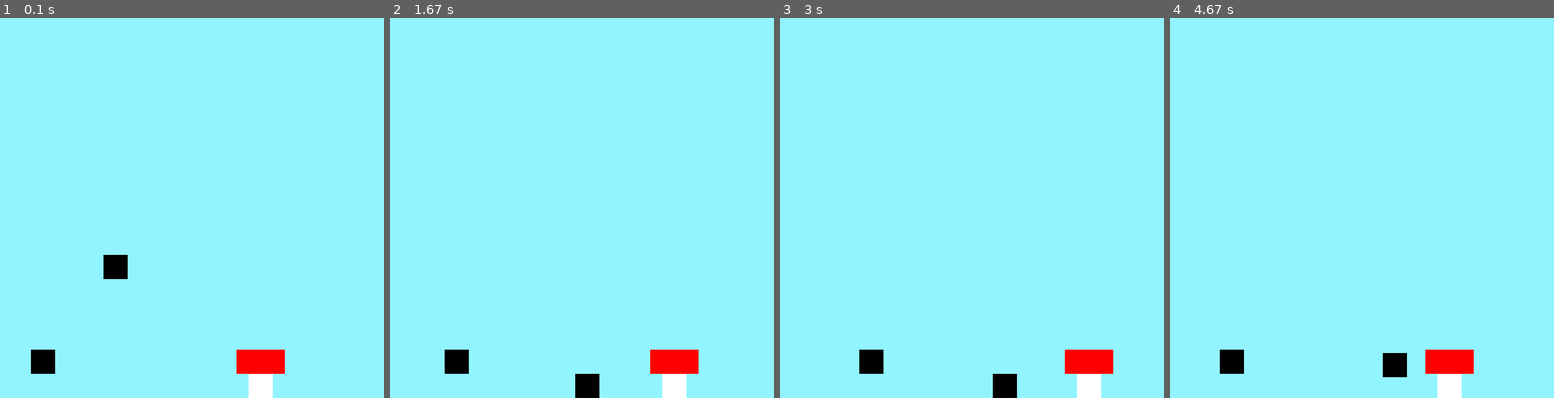
Above: before the commit, frames 1-4 (left to right).
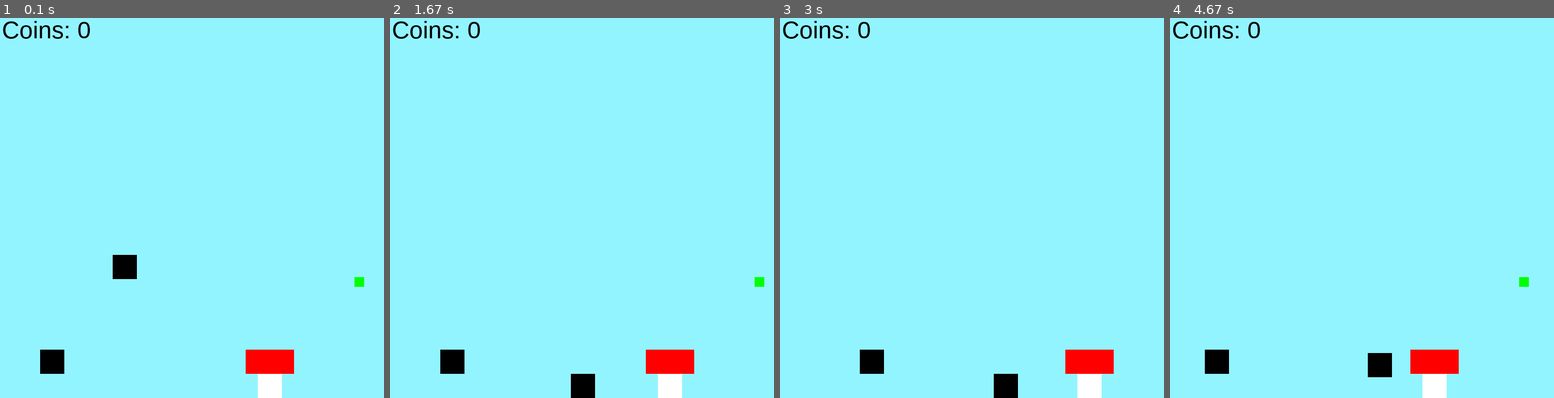
Above: after the commit, the same moments.

Repository: Jobjob321/Pygame-Platformer
Game: pygame game, started from main.py
Same seed, same stepped clock (60 frames per second), same inputs: the game is played once before the commit and once after it.
Inputs:
- Up to frame 1 (0.1 s): no input
- Up to frame 2 (1.67 s): hold Right 0.33-0.8 s; hold Right 0.83-1.3 s; hold Left from 1.33 s (still down)
- Up to frame 3 (3 s): release Left at 1.87 s; hold Left 1.9-2.3 s; hold Right 2.33-2.97 s
- Up to frame 4 (4.67 s): hold Left 3-3.47 s; hold Right 3.5-3.97 s; tap Space at 3.57, 3.87, 4.07, 4.37, 4.57 s; hold Right 4-4.47 s; hold Left from 4.5 s (still down)

The runs differ from the first frame. In frame 1, 1.6% of the frame differs, in the area x 0-95%, y 0-100%; in frame 2, 1.0%; in frame 3, 0.4%; in frame 4, 2.4%, in the area x 0-94%, y 0-100%.

Commit message:
Added Coins

Diff:
--- /dev/null
+++ b/coin.py
@@ -0,0 +1,12 @@
+import pygame
+
+class Coin:
+    def __init__(self, x, y) -> None:
+        self.x = x
+        self.y = y
+        self.width = 20
+        self.height = 20
+
+    def draw(self, screen, scroll_x, scroll_y):
+        coin = pygame.Rect(self.x - scroll_x, self.y - scroll_y, self.width, self.height)
+        pygame.draw.rect(screen, (0,255,0), coin)
--- a/main.py
+++ b/main.py
@@ -2,6 +2,7 @@
 from Player import Player
 from object import Object
 from utils import checkCollisions
+from coin import Coin
 from pygame.locals import *
 import time
 pygame.init()
@@ -23,10 +24,16 @@
 CanJump = False
 applyGravity = True
 
+
+FONT = pygame.font.SysFont("Helvetica-bold", 50)
+
 player = Player()
 #objects
 objects = [Object(50,700,50,50, (0,0,0)), Object(500, 750, 50, 50, (255,255,255)), Object(475, 700, 100, 50, (255,0,0))]
 objects.append(Object(1000,700,50,100, (255,255,255)))
+
+coins = [Coin(700, 550)]
+coinamount = 0
 while Running:
     clock.tick(144)
     now = time.time()
@@ -35,8 +42,8 @@
     screen.fill((146,244,255))
 
 
-    scroll[0] += (player.position.x-scroll[0] - WINDOW_SIZE[0]/2)/100
-    scroll[1] += (player.position.y-scroll[1] - WINDOW_SIZE[1]/2)/100
+    scroll[0] += (player.position.x-scroll[0] - WINDOW_SIZE[0]/2)/50
+    scroll[1] += (player.position.y-scroll[1] - WINDOW_SIZE[1]/2)/50
     if scroll[1] > 0:
         scroll[1] = 0
 
@@ -95,6 +102,14 @@
             elif abs(object.x - player_right) < collision_tolerance:
                 if (xbefore - player.position.x) < 0:
                     player.position.x = object.x - 50
+        object.draw(screen, scroll[0], scroll[1])
+
+    for coin in coins:
+        if checkCollisions(coin.x, coin.y, coin.width, coin.height, player.position.x, player.position.y, 50, 50):
+            coinamount += 1
+            print(coinamount)
+            coins.remove(coin)
+        coin.draw(screen, scroll[0], scroll[1])
 
         object.draw(screen, scroll[0], scroll[1])
 
@@ -108,6 +123,9 @@
         CanJump = False
 
 
+
+    cointext = FONT.render("Coins: " + str(coinamount), 1, (0,0,0))
+    screen.blit(cointext, (10, 10))
     player.position.y += player.y_momentum * dt
     Player.Draw(screen, player.position.x - scroll[0], player.position.y - scroll[1])
     pygame.display.update()
